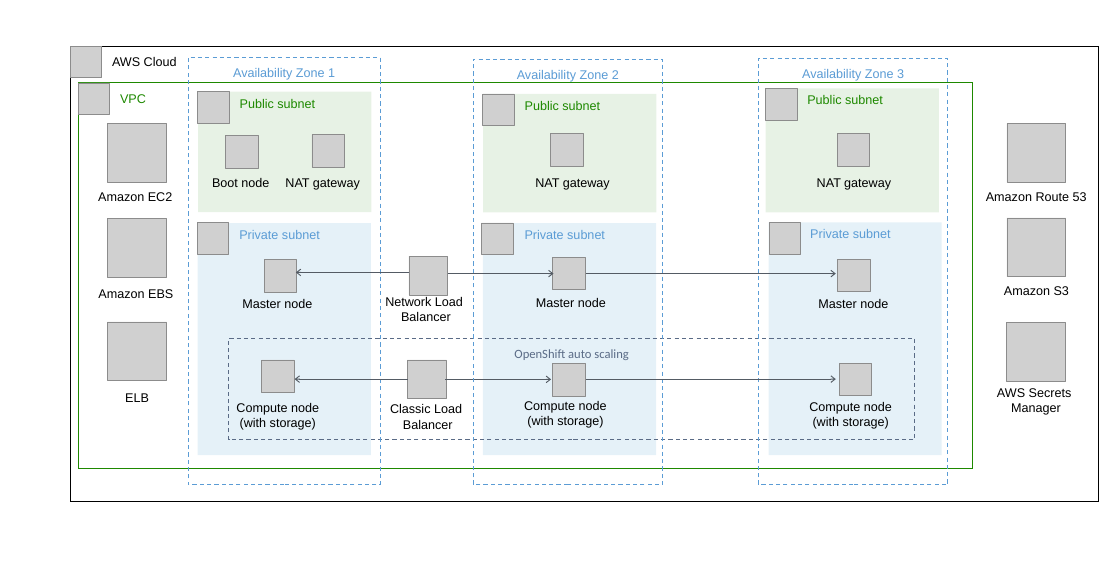
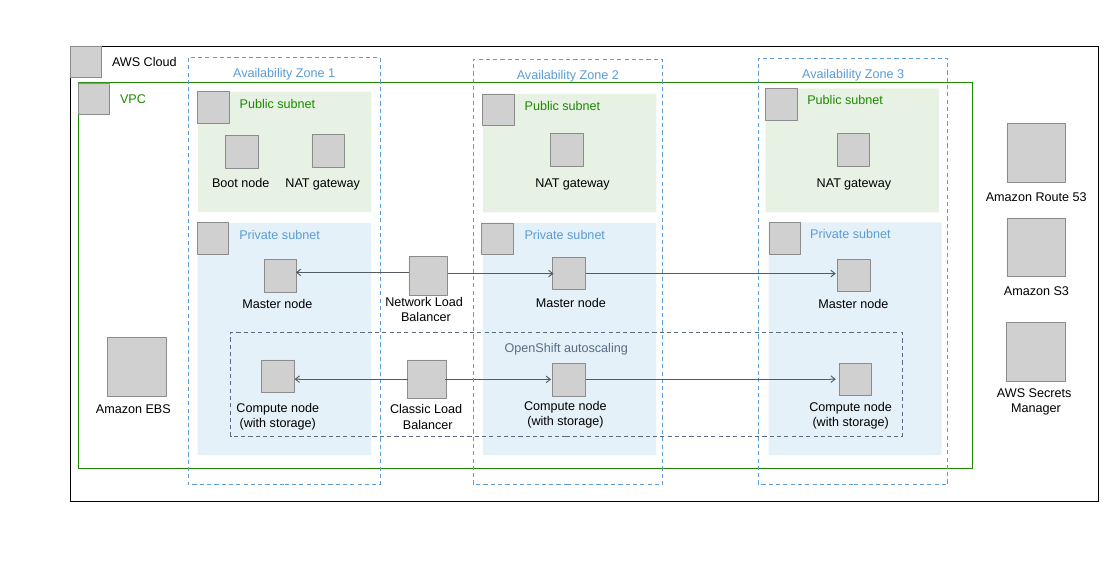
Before and after one commit to aws-quickstart/quickstart-ibm-cloud-pak-for-security, a slide deck: slide 1 of docs/deployment_guide/images/icp-security-architecture-diagram.pptx. Drawn at 1120x568 pixels with LibreOffice and Linux fonts; fonts in the diff are those of the drawing; grey boxes stand for pictures. Boxes give left, top, right and bottom in pixels: in the first picture for what was removed or moved away, otherwise in the second. Text is boxed around its words. In the diff, an @@ line names an element or a change of style, - is before the commit and + after.

```diff
--- a/docs/deployment_guide/images/icp-security-architecture-diagram.pptx
+++ b/docs/deployment_guide/images/icp-security-architecture-diagram.pptx
@@ picture removed at bbox=[107, 123, 166, 182] @@
@@ text removed at bbox=[98, 192, 172, 201] @@
-Amazon EC2
@@ picture removed at bbox=[107, 322, 166, 381] @@
@@ picture: place and size @@
-picture at bbox=[108, 218, 167, 277]
+picture at bbox=[108, 337, 167, 396]
@@ rectangle "OpenShift autoscaling": place and size @@
-rectangle "OpenShift autoscaling" at bbox=[229, 338, 915, 440]
+rectangle "OpenShift autoscaling" at bbox=[231, 332, 902, 436]
@@ text in rectangle at bbox=[505, 343, 628, 355]: text changed; font Calibri to Arial @@
-OpenShift auto scaling
+OpenShift autoscaling
@@ text "Amazon EBS": place and size @@
-text "Amazon EBS" at bbox=[98, 289, 173, 298]
+text "Amazon EBS" at bbox=[96, 404, 171, 413]
@@ text removed at bbox=[125, 393, 149, 402] @@
-ELB
```
Also in this commit, not shown: 2 other files.
